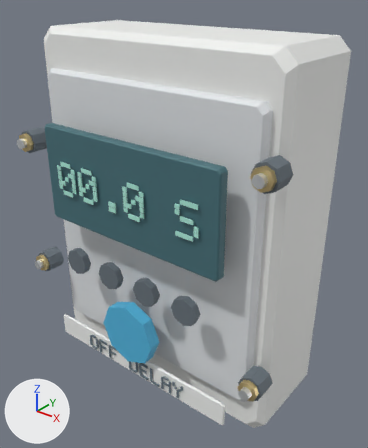
The glTF model assets/models/board/timerOffDelay.glb as it was, and as the next commit left it.
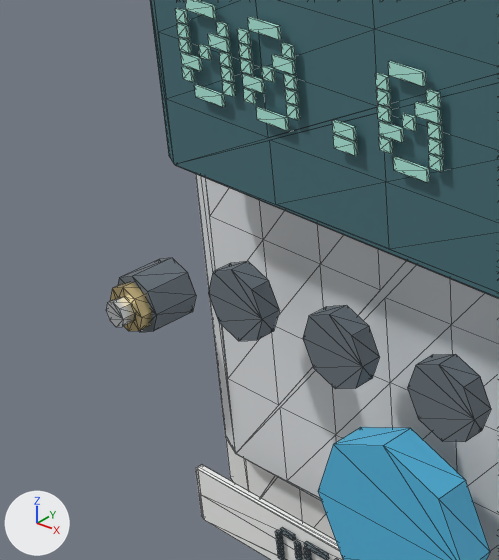
Each version is shown whole from a 50 mm lens placed at (2.42, -2.95, 1.78), pointed at (0.05, 0.0, -0.05), then close up on the part from 0% to 44% of the width and 36% to 77% of the height. The lights are fixed; the arrows at lower left show +X, +Y and +Z. The first two pictures are the older version. The close-ups show mesh edges as thin lines. Vertices at exactly the same position are counted once.

Before the edit, the objects in view are built like this:
```python
me_timeroffdelay = bpy.data.meshes.new('timerOffDelay')
me_timeroffdelay.from_pydata(...)  # 2122 vertices, 3345 faces; spans x -1.2..1.2, y -0.67..0.61, z -1.51..1.44
me_timeroffdelay.materials.append(mat_black)  # greyish blue #47535c
me_timeroffdelay.materials.append(mat_blue)  # cyan #53b8e2
me_timeroffdelay.materials.append(mat_brass)  # beige #e3cc93
me_timeroffdelay.materials.append(mat_chrome)  # white #eaeef0
me_timeroffdelay.materials.append(mat_dark)  # grey #69737c
me_timeroffdelay.materials.append(mat_ink)  # greyish blue #6a7a84
me_timeroffdelay.materials.append(mat_ivory)  # white #f2f3f0
me_timeroffdelay.materials.append(mat_label)  # white #f5f6f5
me_timeroffdelay.materials.append(mat_polymer)  # white #e4e7e9
me_timeroffdelay.materials.append(mat_rubber)  # greyish blue #555f66
me_timeroffdelay.materials.append(mat_screen)  # dark cyan #477179
me_timeroffdelay.materials.append(mat_screenink)  # green #b3f1e1
ob_timeroffdelay_board = bpy.data.objects.new('timerOffDelay-board', me_timeroffdelay)
ob_timeroffdelay_board.location = (0.0, 0.0, 0.0)
```
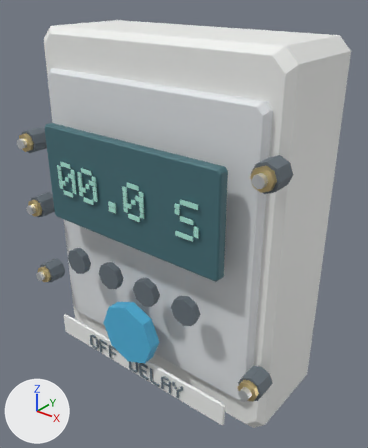
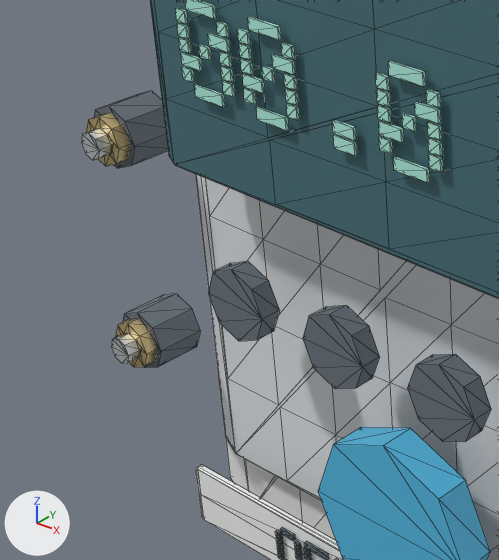
Changed parts and their boxes (x1, y1, x2, y2) in the close-ups (499 x 560 px; the box of a moved part takes in the faces that stretch with it):
'timerOffDelay-board', reshaped: before (106, 0, 499, 560); after (81, 0, 499, 560)
part 1 of me_timeroffdelay, moved or reshaped (not visible afterwards): before (106, 297, 134, 327)
part 2 of me_timeroffdelay, moved or reshaped: before (110, 282, 152, 331); after (86, 113, 130, 166)
part 3 of me_timeroffdelay, added (beige): after (115, 319, 157, 367)
part 4 of me_timeroffdelay, added: after (81, 128, 111, 160)
part 5 of me_timeroffdelay, added: after (111, 334, 140, 363)
part 6 of me_timeroffdelay, moved or reshaped: before (118, 258, 196, 332); after (94, 91, 168, 168)
part 7 of me_timeroffdelay, added: after (123, 294, 200, 368)

Edits to the bpy script that builds the scene:
```text
Change me_timeroffdelay:
    used by ob_timeroffdelay_board; location = (0.0, 0.0, 0.0)
    remove me_timeroffdelay.from_pydata(...)  # 2122 vertices, 3345 faces; spans x -1.2..1.2, y -0.67..0.61, z -1.51..1.44
    add me_timeroffdelay.from_pydata(...)  # 2202 vertices, 3493 faces; spans x -1.2..1.2, y -0.67..0.61, z -1.51..1.44
    me_timeroffdelay part 1: the loose piece of 16 vertices spanning x -1.15..-1.06, y -0.67..-0.62, z -0.6..-0.52 is moved by (0.0, 0.07, -0.12), in mat_black (greyish blue #47535c)
    me_timeroffdelay part 2: the loose piece of 32 vertices spanning x -1.18..-1.03, y -0.63..-0.55, z -0.64..-0.49 is moved by (0.0, 0.0, 0.54)
    me_timeroffdelay part 3: the loose piece of 32 vertices spanning x -1.18..-1.03, y -0.63..-0.55, z -0.64..-0.49 is copied, and the copy is moved by (0.0, 0.0, -0.12); it spans x -1.18..-1.03, y -0.63..-0.55, z -0.76..-0.61
    me_timeroffdelay part 4: a new loose piece, an 8-sided cylinder along y spanning x -1.146..-1.062, y -0.668..-0.623, z -0.063..0.021, in mat_chrome (white #eaeef0)
    me_timeroffdelay part 5: a new loose piece, an 8-sided cylinder along y spanning x -1.146..-1.062, y -0.668..-0.623, z -0.729..-0.646, in mat_chrome (white #eaeef0)
    me_timeroffdelay part 6: the loose piece of 16 vertices spanning x -1.2..-1.01, y -0.59..-0.44, z -0.66..-0.47 is moved by (0.0, 0.0, 0.54)
    me_timeroffdelay part 7: a new loose piece, an 8-sided cylinder along y spanning x -1.2..-1.01, y -0.59..-0.44, z -0.78..-0.59, in mat_dark (grey #69737c)
    other edits to the shape of me_timeroffdelay do not show in these pictures
```
